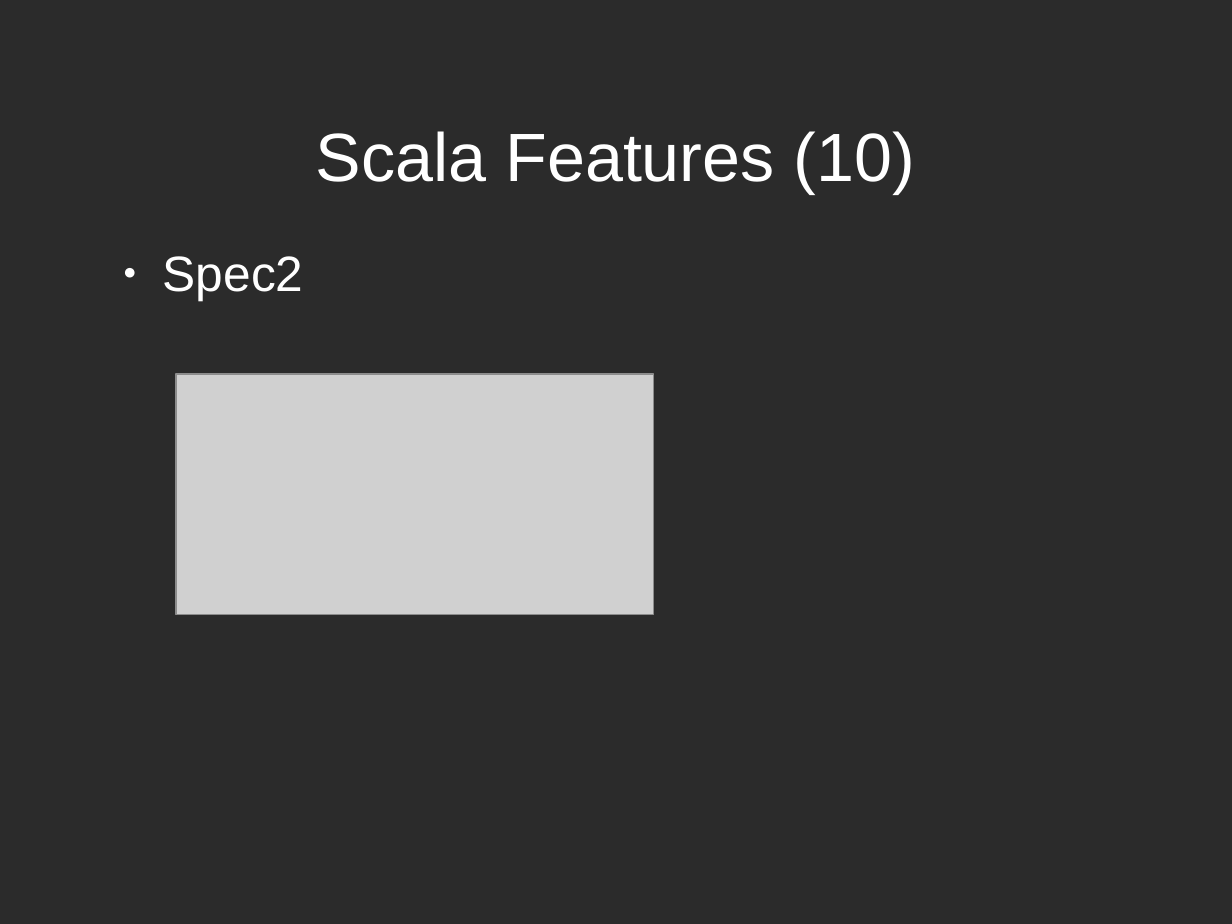
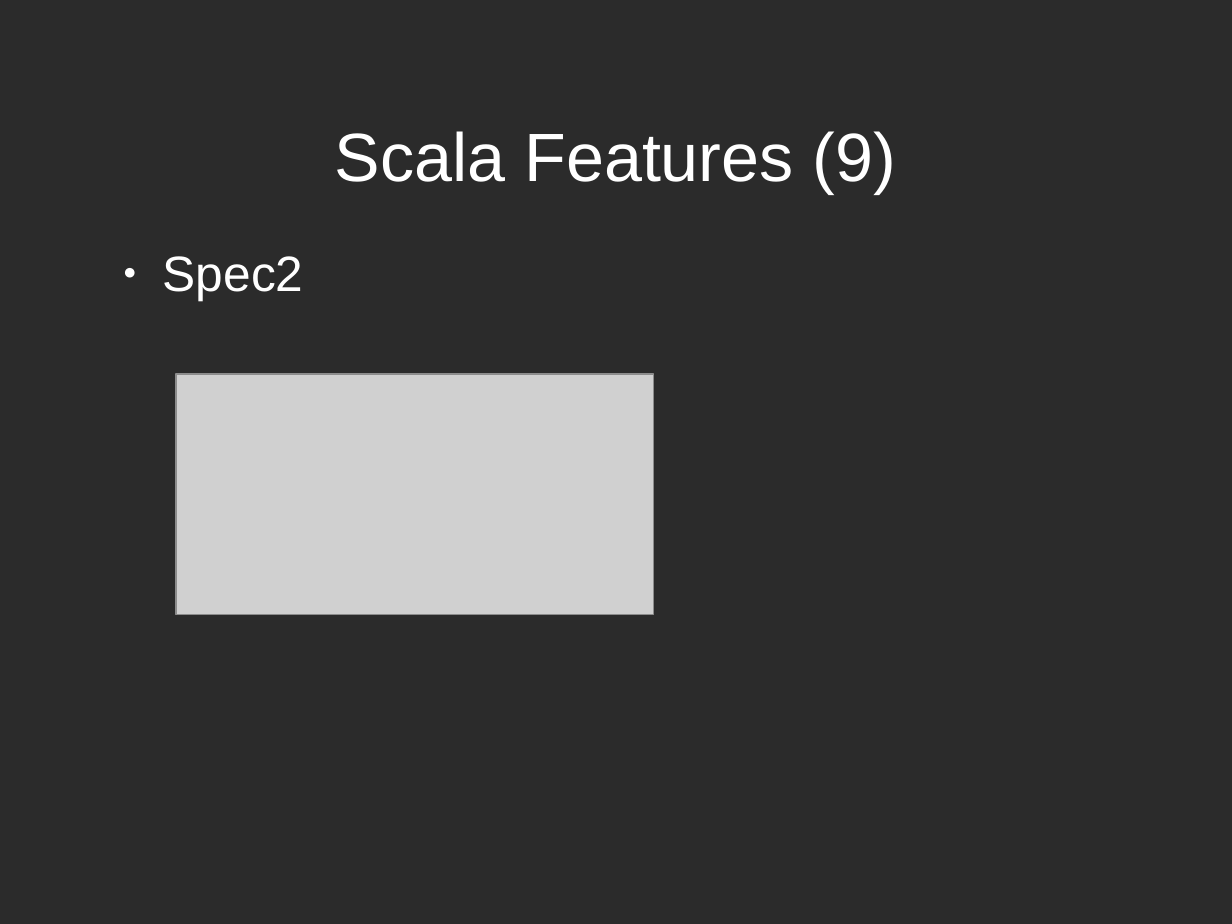
Before and after one commit to Jaykhum/dicewar, a slide deck: slide 17 of doc/Dicewars.odp (slide 18 before the commit). Drawn at 1232x924 pixels with LibreOffice and Linux fonts; fonts in the diff are those of the drawing; grey boxes stand for pictures; background and template pictures are left out; a plain dark background stands for a picture behind light text. Boxes give left, top, right and bottom in pixels: in the first picture for what was removed or moved away, otherwise in the second. Text is boxed around its words. In the diff, an @@ line names an element or a change of style, - is before the commit and + after.

```diff
--- a/doc/Dicewars.odp
+++ b/doc/Dicewars.odp
@@ title at [335,131,896,194]: text changed @@
-Scala Features (10)
+Scala Features (9)
```
Also in this commit, not shown: 8 other slides changed, 1 slide removed.
